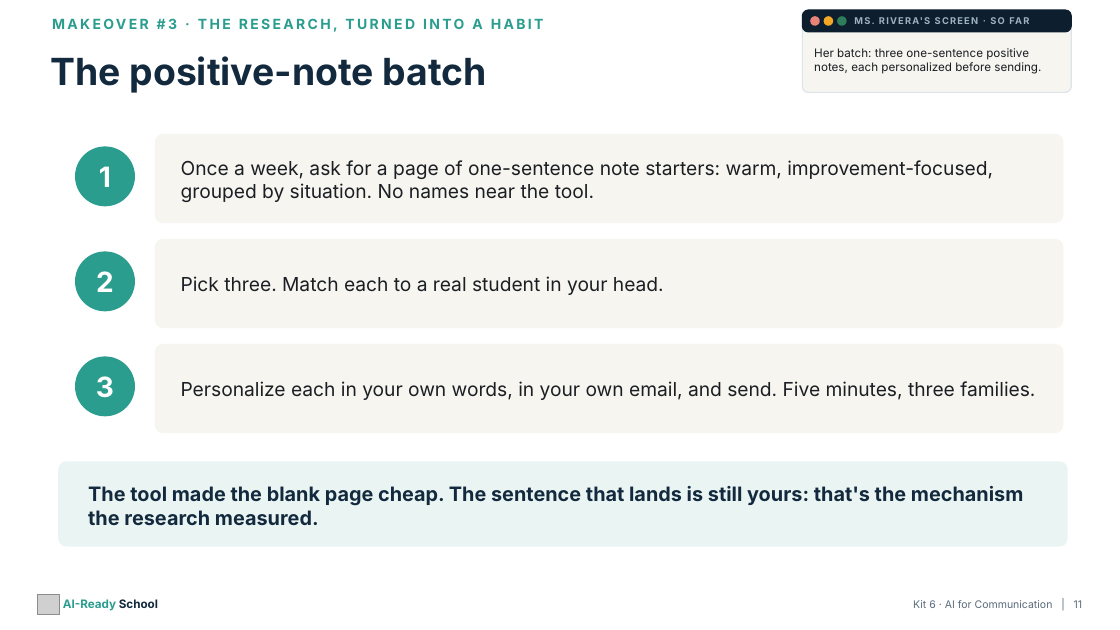
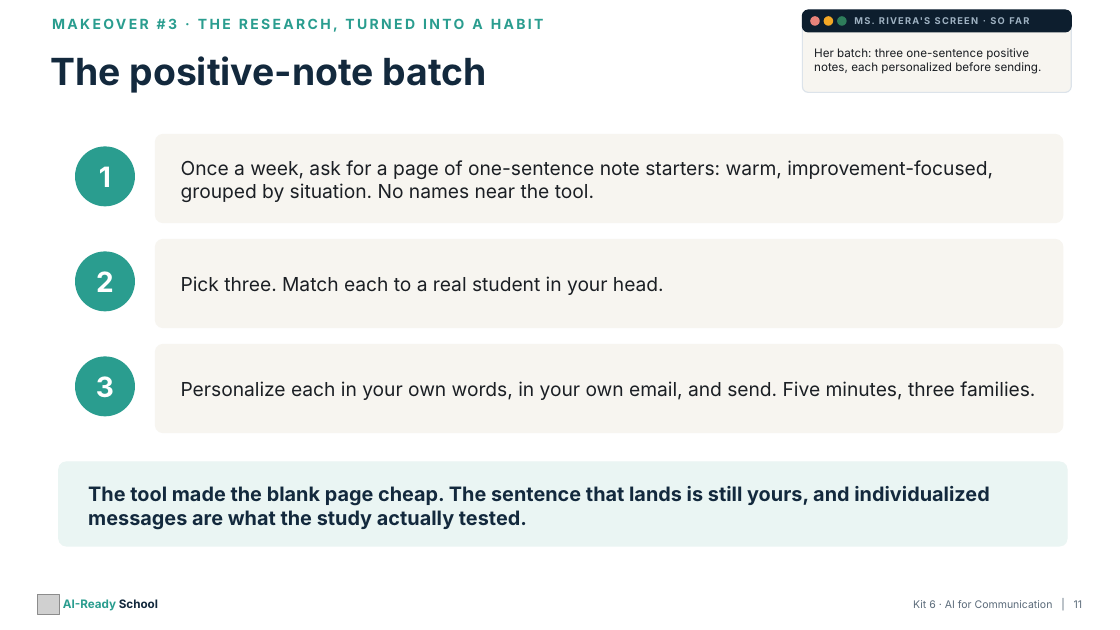
Before and after one commit to aspinozzi1/Ai-School-Ready, a slide deck: slide 11 of kits/kit06/Kit06_PresentationDeck.pptx. Drawn at 1120x630 pixels with LibreOffice and Linux fonts; fonts in the diff are those of the drawing; grey boxes stand for pictures. Boxes give left, top, right and bottom in pixels: in the first picture for what was removed or moved away, otherwise in the second. Text is boxed around its words. In the diff, an @@ line names an element or a change of style, - is before the commit and + after.

```diff
--- a/kits/kit06/Kit06_PresentationDeck.pptx
+++ b/kits/kit06/Kit06_PresentationDeck.pptx
@@ text at (88, 486, 989, 530): text changed @@
-The tool made the blank page cheap. The sentence that lands is still yours: that's the mechanism the research measured.
+The tool made the blank page cheap. The sentence that lands is still yours, and individualized messages are what the study actually tested.
```
Also in this commit, not shown: 36 other files.
